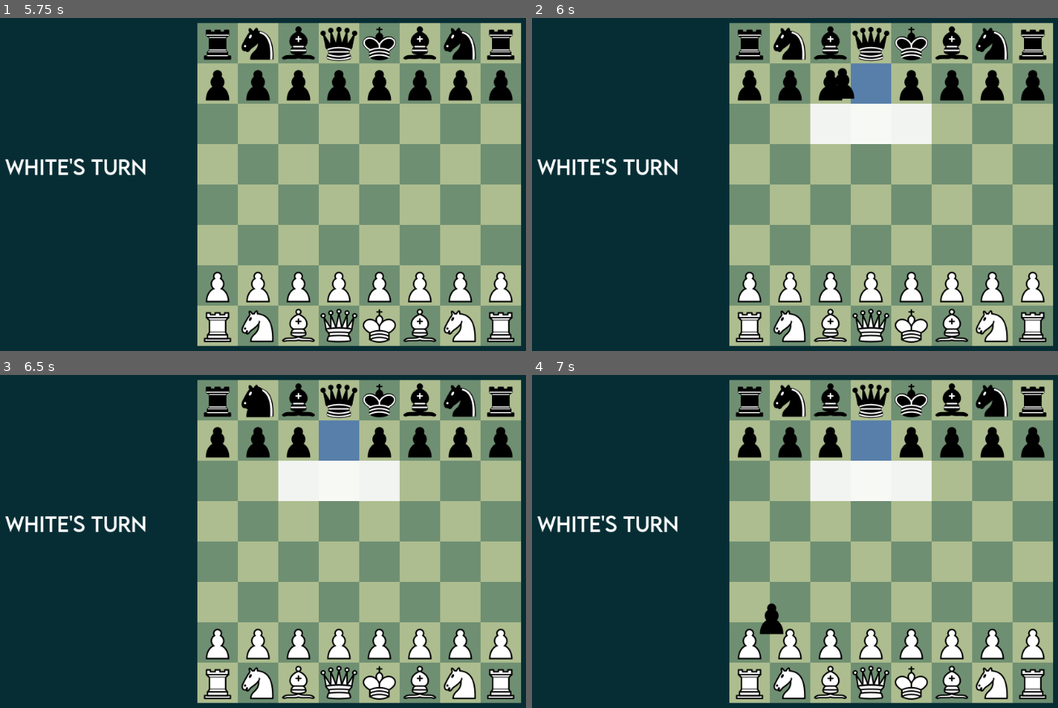
Above: before the commit, frames 1-4 (two rows, left to right).
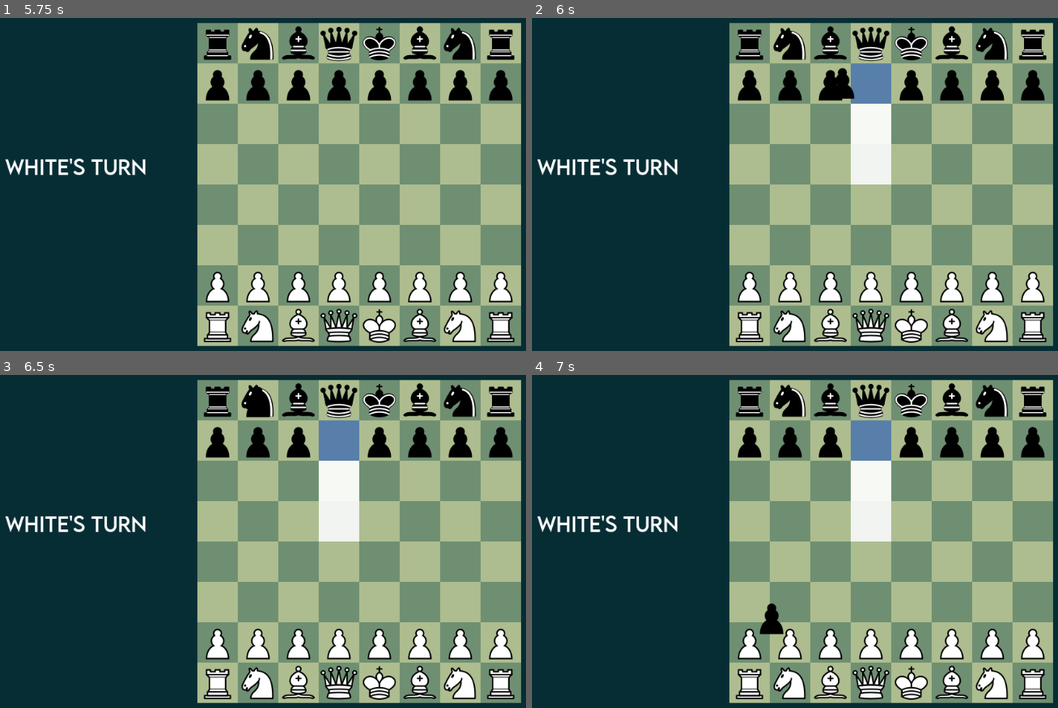
Above: after the commit, the same moments.

Repository: Maybells/godot-zone-framework
Game: Godot game, scene res://Examples/Chess/chess.tscn
Same seed, same stepped clock (60 frames per second), same inputs: the game is played once before the commit and once after it.
Inputs (mouse positions are in pixels of both pictures, inside the frame that each line leads up to):
- Up to frame 1 (5.75 s): tap Enter at 0.5, 2, 3.5 s; move the mouse to (241, 261) at 0.52 s; hold Up (ui_up) 0.53-1.25 s; click (241, 261) at 0.67 s; tap Space at 1.25, 2.75, 4.25 s; drag from (468, 241) to (215, 44) at 1.27 s; move the mouse to (78, 127) at 2.02 s; hold Down (ui_down) 2.03-2.75 s; drag from (305, 184) to (215, 44) at 2.77 s; move the mouse to (173, 91) at 3.52 s; hold Down (ui_down) 3.53-4.25 s; drag from (415, 164) to (257, 44) at 4.27 s; move the mouse to (142, 204) at 5.02 s; hold Up (ui_up) from 5.03 s (still down); click (142, 204) at 5.17 s
- Up to frame 2 (6 s): release Up (ui_up) at 5.75 s; drag from (868, 101) to (789, 44) at 5.77 s
- Up to frame 3 (6.5 s): no input
- Up to frame 4 (7 s): move the mouse to (773, 618) at 6.52 s; hold Up (ui_up) from 6.53 s (still down)

Frame 1 is identical in both runs. In frame 2, 2.8% of the frame differs, in the area x 52-76%, y 25-50%; in frame 3, 2.8%; in frame 4, 2.8%.
Error before the commit: Invalid call. Nonexistent function 'pattern_results' in base 'Reference (square_grid.gd)'. (res://Examples/Chess/chess_logic.gd:42)
Error after the commit: Invalid call. Nonexistent function 'pattern_results' in base 'Reference (square_grid.gd)'. (res://Examples/Chess/chess_logic.gd:32)

Commit message:
Fixed pawn movement

Diff:
--- a/Examples/Chess/chess_logic.gd
+++ b/Examples/Chess/chess_logic.gd
@@ -13,16 +13,6 @@
 signal king_checked(color)
 signal king_not_checked(color)
 
-
-var pawn_up = SquareMovePattern.new("U")
-var pawn_up_capture = SquareMovePattern.new("(RU)", SquareMovePattern.MIRROR_X)
-var pawn_down = SquareMovePattern.new("D")
-var pawn_down_capture = SquareMovePattern.new("(RD)", SquareMovePattern.MIRROR_X)
-var bishop = SquareMovePattern.new("(RU)", SquareMovePattern.ROTATE_FULL, -1)
-var rook = SquareMovePattern.new("R", SquareMovePattern.ROTATE_FULL, -1)
-var knight = SquareMovePattern.new("2RU", SquareMovePattern.ROTATE_MIRROR)
-var short_diag = SquareMovePattern.new("(RU)", SquareMovePattern.ROTATE_FULL)
-var short_orthog = SquareMovePattern.new("R", SquareMovePattern.ROTATE_FULL)
 
 var current_turn = WHITE
 var game_ongoing = true
@@ -56,31 +46,8 @@
 #	update_effects()
 
 
-func _get_patterns_from_piece(piece):
-	match piece.type:
-		PAWN:
-			return _get_pawn_pattern(piece)
-		KING:
-			return [short_orthog, short_diag]
-		QUEEN:
-			return [rook, bishop]
-		KNIGHT:
-			return [knight]
-		BISHOP:
-			return [bishop]
-		ROOK:
-			return [rook]
-
-
-func _get_pawn_pattern(piece):
-	if piece.is_white:
-		return [pawn_up, pawn_up_capture]
-	else:
-		return [pawn_down, pawn_down_capture]
-
-
 func _get_possible_moves(piece):
-	var patterns = _get_patterns_from_piece(piece)
+	var patterns = piece.get_move_patterns()
 	var start = piece.zone.location
 	var moves = []
 	for pattern in patterns:
@@ -134,41 +101,22 @@
 			if piece.is_white == color:
 				obstacle = GridObstacle.new(zone.location, GridObstacle.INVALID_END)
 				obstacles.append(obstacle)
+	elif type == PAWN:
+		var pos = params["start"]
+		var obstacle
+		for piece in zone.pieces:
+			if zone.location.x == pos.x or piece.color == color:
+				obstacle = GridObstacle.new(zone.location, GridObstacle.BLOCK)
+				obstacles.append(obstacle)
+		if zone.location.x != pos.x and zone.pieces.empty():
+			obstacle = GridObstacle.new(zone.location, GridObstacle.BLOCK)
+			obstacles.append(obstacle)
+
 	return obstacles
 
 
 func _get_possible_attacks(piece):
 	pass
-
-
-func _generate_obstacles(piece):
-	pass
-	#grid.clear_obstacles()
-#	piece.pawn_diag_left = false
-#	piece.pawn_diag_right = false
-#
-#	for p in pieces:
-#		if p.is_white == piece.is_white:
-#			var obstacle = GridObstacle.new()
-#
-#			if piece.type == KNIGHT:
-#				obstacle.type = GridObstacle.INVALID_END
-#
-#			obstacle.position = _position_of_zone(p.zone)
-#			grid.add_obstacle(obstacle)
-#		else:
-#			var obstacle = GridObstacle.new(GridObstacle.STICKY)
-#			obstacle.position = _position_of_zone(p.zone)
-#
-#			if piece.type == PAWN:
-#				if not _is_pawn_diagonal(obstacle.position, piece):
-#					obstacle.type = GridObstacle.IMPASSABLE
-#				elif obstacle.position.x > _position_of_zone(piece.zone).x:
-#					piece.pawn_diag_right = true
-#				elif obstacle.position.x < _position_of_zone(piece.zone).x:
-#					piece.pawn_diag_left = true
-#
-#			grid.add_obstacle(obstacle)
 
 
 func _position_of_zone(zone):
--- a/Examples/Chess/piece.gd
+++ b/Examples/Chess/piece.gd
@@ -9,6 +9,19 @@
 	ChessLogic.BISHOP: "bishop",
 	ChessLogic.KNIGHT: "knight"
 }
+
+
+var pawn_up = SquareMovePattern.new("U")
+var pawn_up_start = SquareMovePattern.new("U", SquareMovePattern.NONE, 2)
+var pawn_up_capture = SquareMovePattern.new("(RU)", SquareMovePattern.MIRROR_X)
+var pawn_down = SquareMovePattern.new("D")
+var pawn_down_start = SquareMovePattern.new("D", SquareMovePattern.NONE, 2)
+var pawn_down_capture = SquareMovePattern.new("(RD)", SquareMovePattern.MIRROR_X)
+var bishop = SquareMovePattern.new("(RU)", SquareMovePattern.ROTATE_FULL, -1)
+var rook = SquareMovePattern.new("R", SquareMovePattern.ROTATE_FULL, -1)
+var knight = SquareMovePattern.new("2RU", SquareMovePattern.ROTATE_MIRROR)
+var short_diag = SquareMovePattern.new("(RU)", SquareMovePattern.ROTATE_FULL)
+var short_orthog = SquareMovePattern.new("R", SquareMovePattern.ROTATE_FULL)
 
 
 var white = Color.white
@@ -71,6 +84,35 @@
 		$Sprite.material = null
 
 
+func _get_pawn_pattern():
+	if is_white:
+		if first_move:
+			return [pawn_up_start, pawn_up_capture]
+		else:
+			return [pawn_up, pawn_up_capture]
+	else:
+		if first_move:
+			return [pawn_down_start, pawn_down_capture]
+		else:
+			return [pawn_down, pawn_down_capture]
+
+
+func get_move_patterns():
+	match type:
+		ChessLogic.PAWN:
+			return _get_pawn_pattern()
+		ChessLogic.KING:
+			return [short_orthog, short_diag]
+		ChessLogic.QUEEN:
+			return [rook, bishop]
+		ChessLogic.KNIGHT:
+			return [knight]
+		ChessLogic.BISHOP:
+			return [bishop]
+		ChessLogic.ROOK:
+			return [rook]
+
+
 func captured():
 	if type == ChessLogic.KING:
 		game.end_game()
